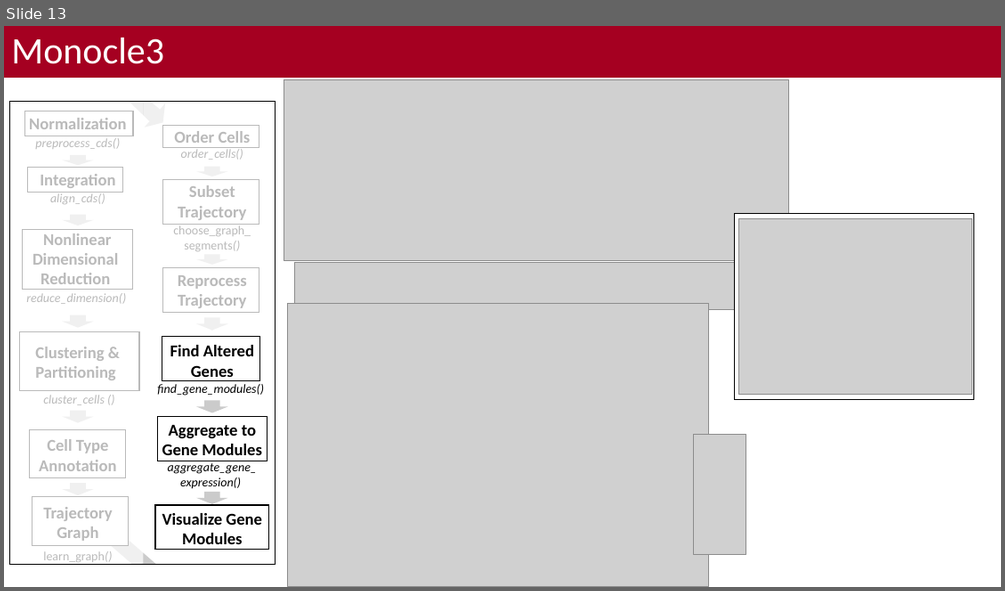
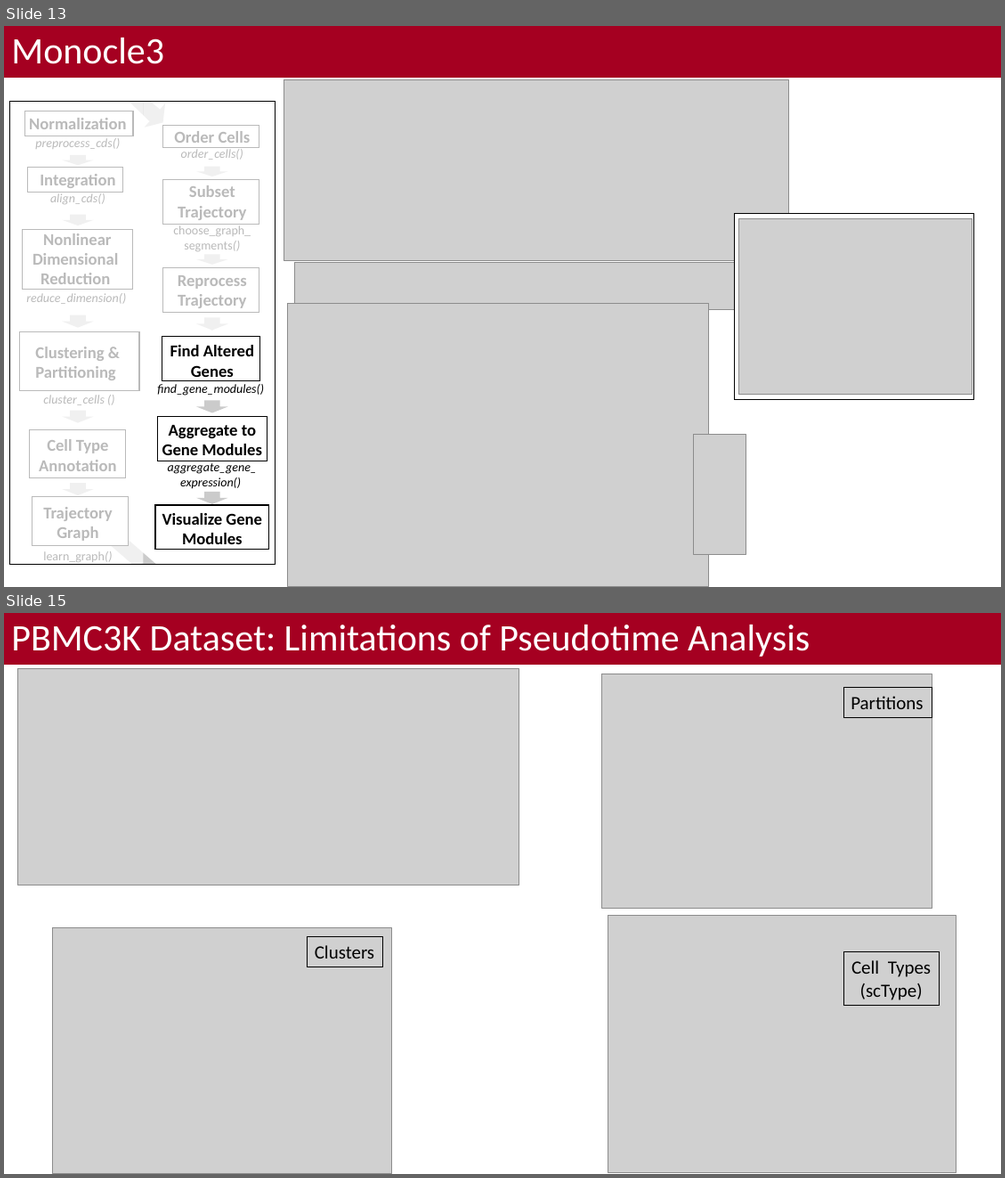
Before and after one commit to bacorli2/scrna_workshop, a slide deck: M6_Monocle_Pseudotime/M5_Monocle_Timeseries.pptx. Shown one above the other, each under a label of ours: slide 13 before the commit, slides 13 and 15 after it; the slides between them are not shown. The pictures are 1005x591 and 1005x1178 pixels, drawn with LibreOffice and Linux fonts; fonts in the diff are those of the drawing; grey boxes stand for pictures; background and template pictures are left out. Boxes give left, top, right and bottom in pixels: in the first picture for what was removed or moved away, otherwise in the second. Text is boxed around its words. In the diff, an @@ line names an element or a change of style, - is before the commit and + after.

```diff
--- a/M6_Monocle_Pseudotime/M5_Monocle_Timeseries.pptx
+++ b/M6_Monocle_Pseudotime/M5_Monocle_Timeseries.pptx
@@ slide 15 added at bbox=[4, 613, 1001, 1174], background #FFFFFF @@
@@ title added at bbox=[4, 613, 1001, 665], fill #A50021, 36 pt, text #FFFFFF @@
+PBMC3K Dataset: Limitations of Pseudotime Analysis
@@ picture added at bbox=[17, 669, 519, 885] @@
@@ picture added at bbox=[601, 674, 932, 908] @@
@@ rectangle added at bbox=[844, 688, 932, 718], outline #000000 0.75 pt, 18 pt, text #000000 @@
+Partitions
@@ picture added at bbox=[53, 928, 392, 1173] @@
@@ picture added at bbox=[608, 915, 956, 1172] @@
@@ rectangle added at bbox=[307, 937, 382, 966], outline #000000 0.75 pt, 18 pt, text #000000 @@
+Clusters
@@ rectangle added at bbox=[844, 952, 939, 1005], outline #000000 0.75 pt, 18 pt, text #000000 @@
+Cell Types
+(scType)
```
Also in this commit, not shown: 7 slides changed, 2 other slides added, 1 slide removed, 1 other file.
